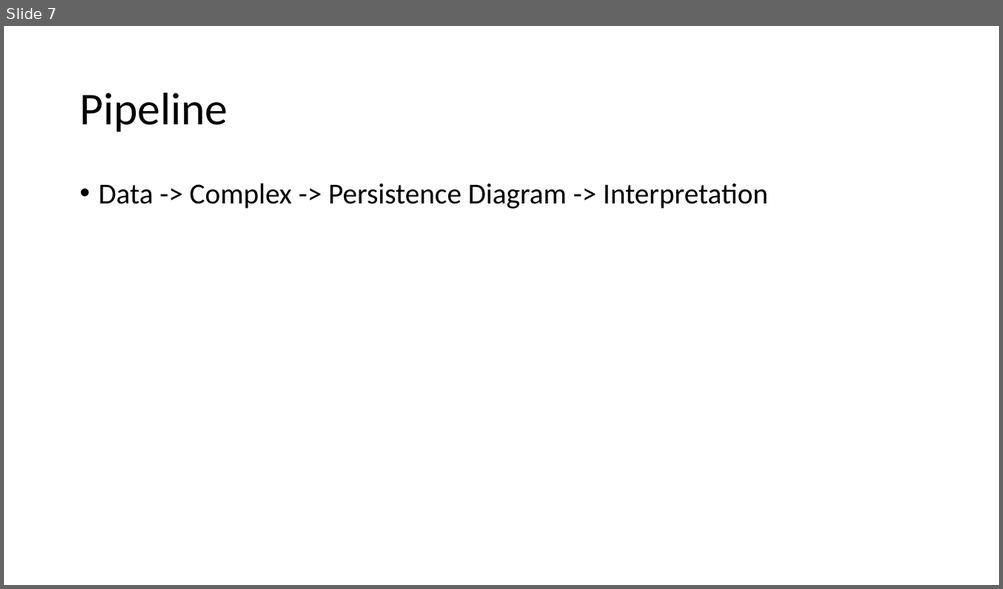
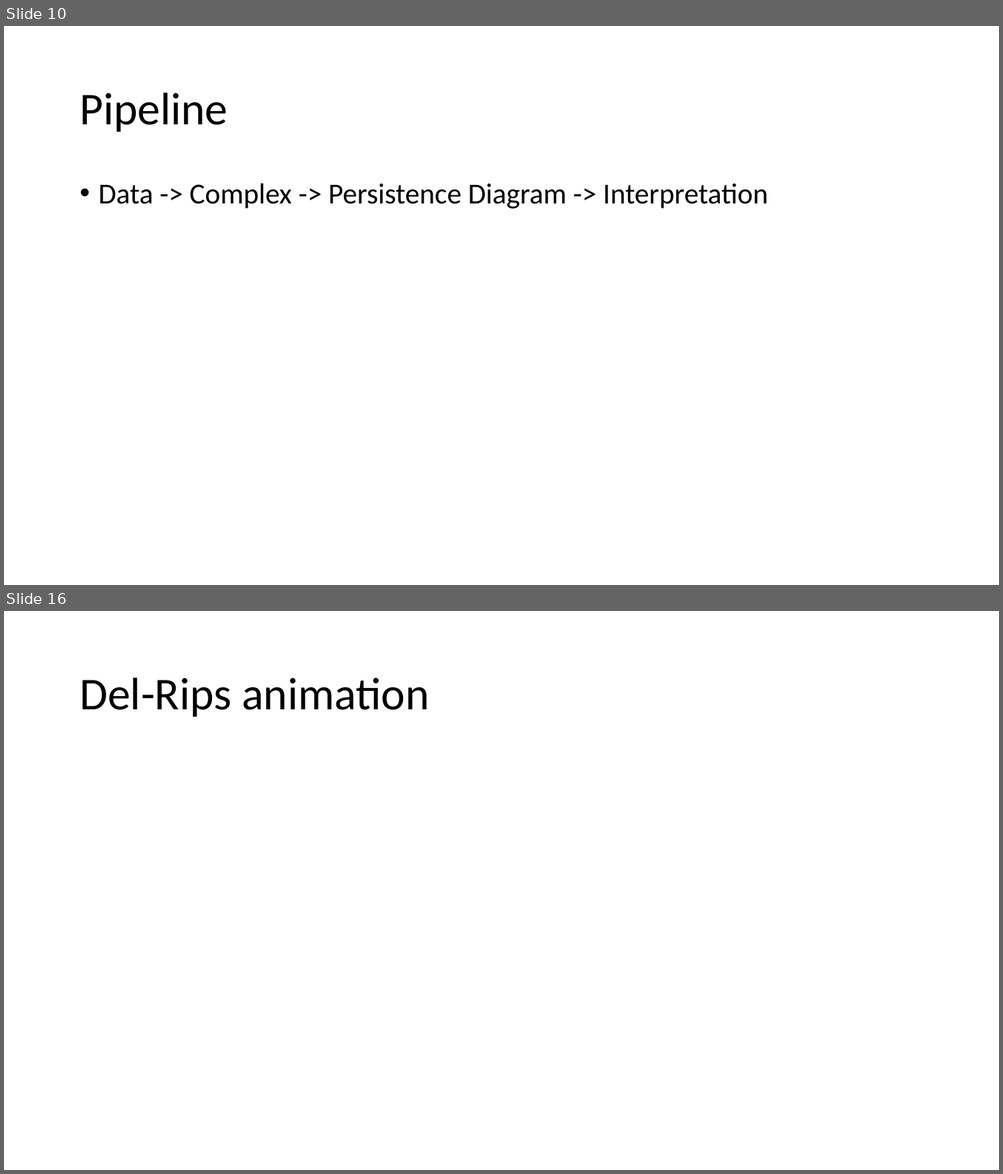
Before and after one commit to amish-mishra/TDA-shape-classification-using-DR, a slide deck: Delaunay-Rips_Paper/Computation_of_Persistent_Homology_Presentation.pptx. Shown one above the other, each under a label of ours: slide 7 before the commit, slides 10 and 16 after it; the slides between them are not shown. The pictures are 1003x589 and 1003x1174 pixels, drawn with LibreOffice and Linux fonts; fonts in the diff are those of the drawing. Boxes give left, top, right and bottom in pixels: in the first picture for what was removed or moved away, otherwise in the second. Text is boxed around its words. In the diff, an @@ line names an element or a change of style, - is before the commit and + after.

```diff
--- a/Delaunay-Rips_Paper/Computation_of_Persistent_Homology_Presentation.pptx
+++ b/Delaunay-Rips_Paper/Computation_of_Persistent_Homology_Presentation.pptx
@@ slide 16 added at <box>4,611,999,1170</box>, background #FFFFFF @@
@@ title added at <box>79,678,429,717</box>, 44 pt, text #000000 @@
+Del-Rips animation
@@ what was slide 7 is now slide 10 @@
```
Also in this commit, not shown: 2 slides changed, 27 other slides added, 1 other file.
